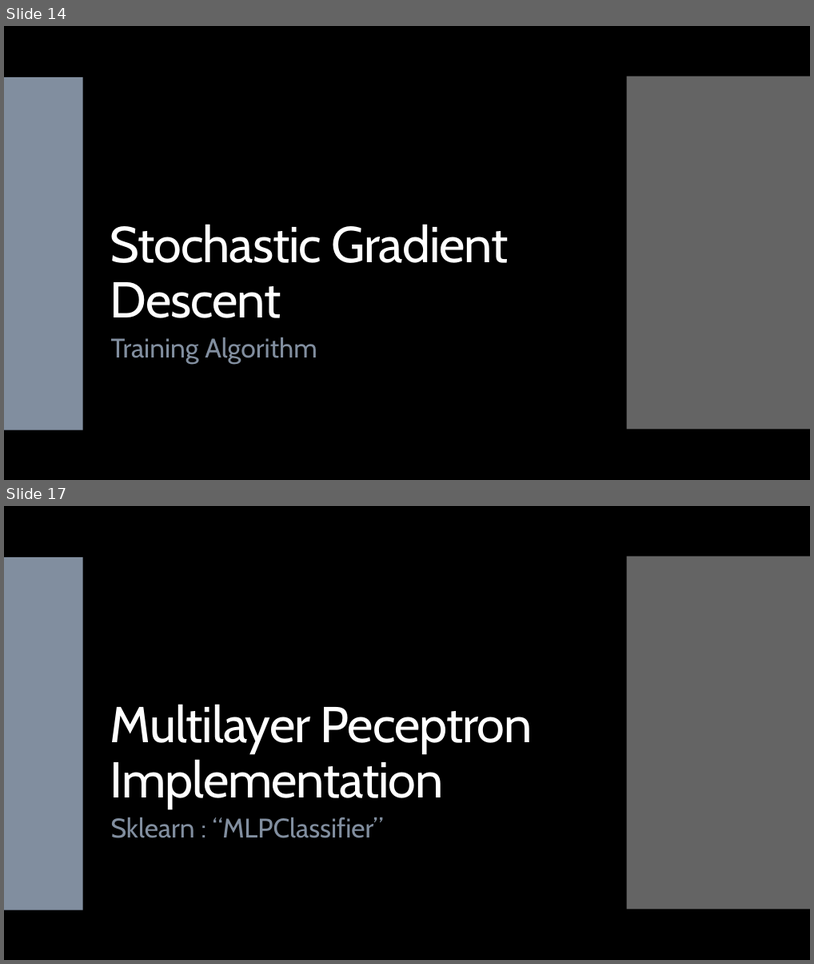
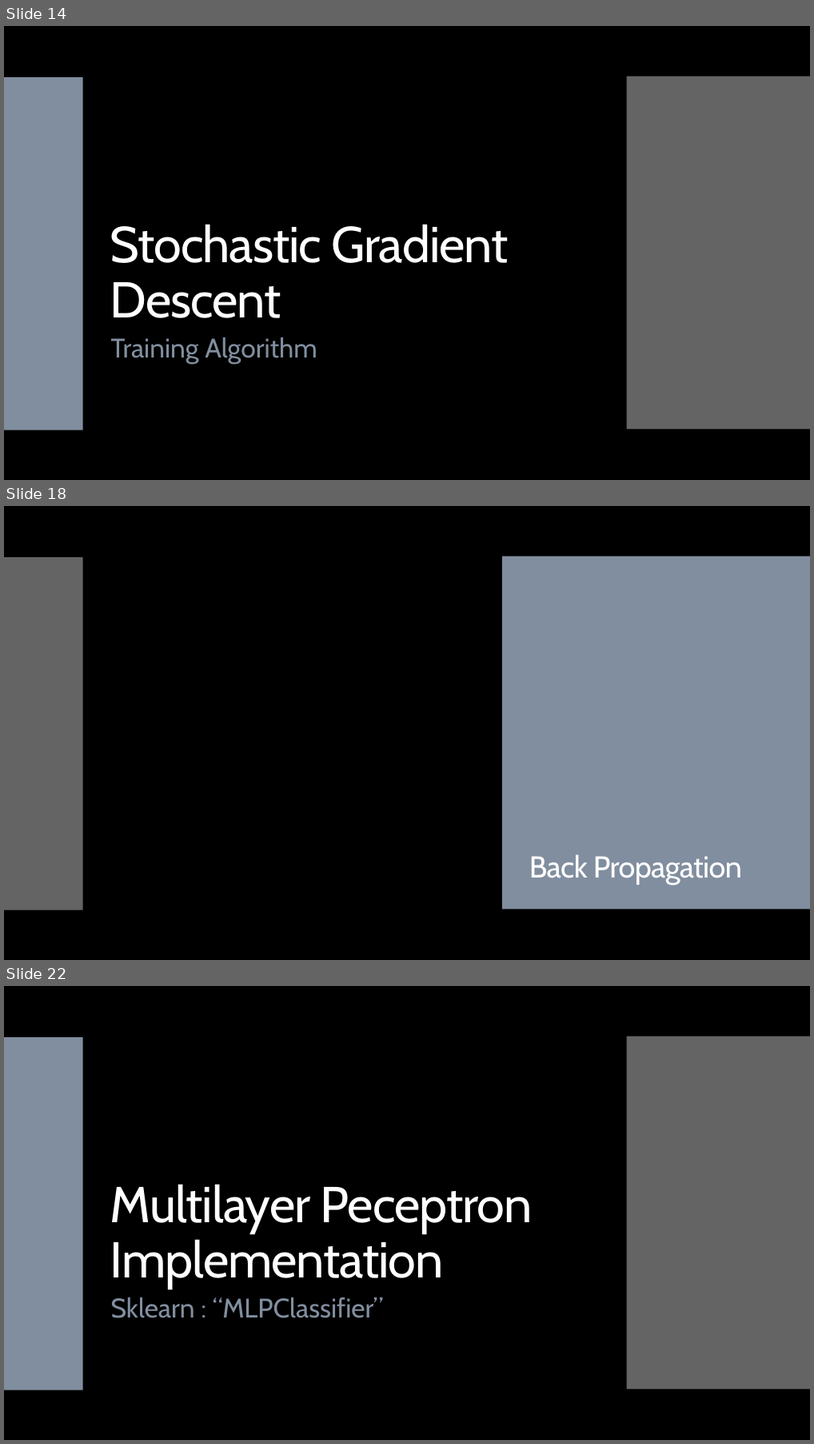
Before and after one commit to landonbuell/Convolutional-Neural-Networks, a slide deck: Presentations/11_03_2020/Training a Multilayer Perceptron with Stochastic Gradient Descent.pptx. Shown one above the other, each under a label of ours: slides 14 and 17 before the commit, slides 14, 18 and 22 after it; the slides between them are not shown. The pictures are 814x964 and 814x1444 pixels, drawn with LibreOffice and Linux fonts; fonts in the diff are those of the drawing; grey boxes stand for pictures. Boxes give left, top, right and bottom in pixels: in the first picture for what was removed or moved away, otherwise in the second. Text is boxed around its words. In the diff, an @@ line names an element or a change of style, - is before the commit and + after.

Commit message:
10 March 2020
- nearly completed MLP SGD implementation source code breakdown
- Found places to imliment approx computations, possibly speed up computations
- Nearly finished slide show, requires a few more details on back propagation
- Need to touch up word doucment as well

```diff
--- a/Presentations/11_03_2020/Training a Multilayer Perceptron with Stochastic Gradient Descent.pptx
+++ b/Presentations/11_03_2020/Training a Multilayer Perceptron with Stochastic Gradient Descent.pptx
@@ slide 18 added at box(4, 506, 810, 960), background #000000; not listed: 2 template elements that a slide beside it also shows @@
@@ rectangle added at box(4, 506, 810, 960), fill #000000 @@
@@ rectangle added at box(4, 557, 83, 910), fill #C8C8C8 at 50% opacity @@
@@ rectangle added at box(502, 556, 810, 909), fill #818E9F @@
@@ title added at box(530, 854, 742, 884), 36 pt, text #FFFFFF @@
+Back Propagation
@@ what was slide 17 is now slide 22 @@
```
Also in this commit, not shown: 17 slides changed, 5 other slides added, 2 other files.
